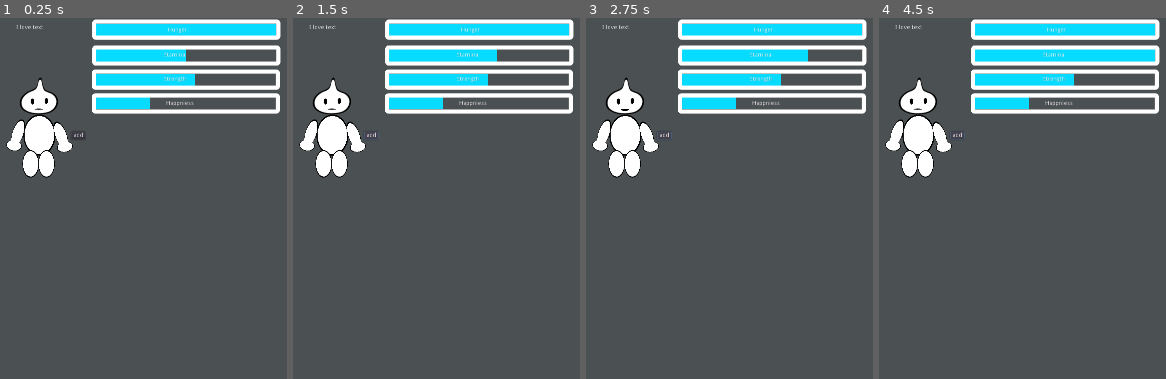
Above: before the commit, frames 1-4 (left to right).
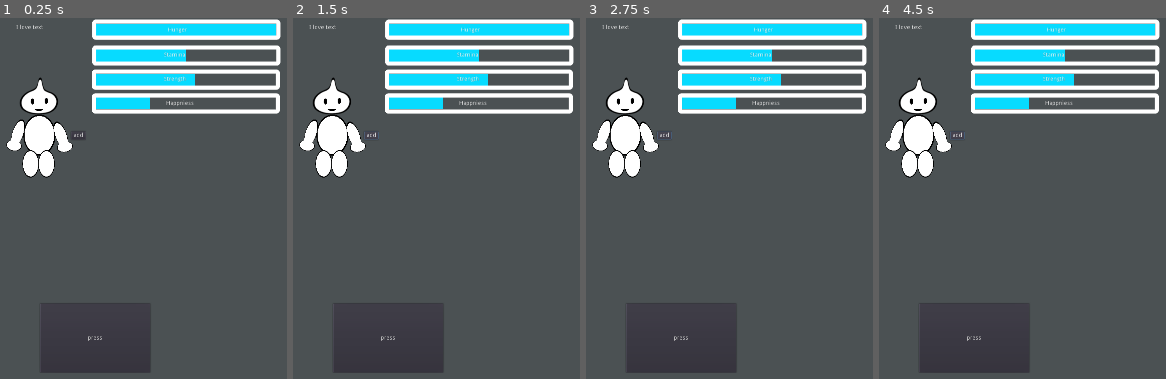
Above: after the commit, the same moments.

Repository: wiznob/chibGarden
Game: Godot game, scene res://Chib.tscn
Two runs of this game, one before a commit and one after it. Both use one fixed random seed, a clock stepped at 60 frames per second and the inputs below.
Inputs (mouse positions are in pixels of both pictures, inside the frame that each line leads up to):
- Up to frame 1 (0.25 s): no input
- Up to frame 2 (1.5 s): click (387, 339) at 0.5 s, where only the run after the commit has a clickable "press"; click (370, 137) at 1.25 s, where only the run before the commit has a clickable "add"
- Up to frame 3 (2.75 s): click (663, 137) at 2 s, where only the run before the commit has a clickable "add"
- Up to frame 4 (4.5 s): click (956, 137) at 2.75 s, where only the run before the commit has a clickable "add"; tap Enter at 3.5 s; tap Space at 4.25 s

The runs differ from the first frame. In frame 1, 3.8% of the frame differs, in the area x 12-53%, y 24-99%; in frame 2, 4.0%; in frame 3, 4.2%; in frame 4, 4.9%, in the area x 12-97%, y 8-99%.

Commit message:
pause button in chib page

Diff:
--- a/Chib.tscn
+++ b/Chib.tscn
@@ -1,6 +1,7 @@
-[gd_scene load_steps=15 format=2]
+[gd_scene load_steps=16 format=2]
 
 [ext_resource path="res://chibImage/chib body.png" type="Texture" id=1]
+[ext_resource path="res://titleScreen.gd" type="Script" id=2]
 [ext_resource path="res://Bar.tres" type="Theme" id=3]
 [ext_resource path="res://chibImage/eyes 1.png" type="Texture" id=4]
 [ext_resource path="res://chibImage/chib arm.png" type="Texture" id=5]
@@ -128,6 +129,7 @@
 position = Vector2( -7.60571, -679.05 )
 scale = Vector2( 0.922532, 0.876941 )
 frames = SubResource( 4 )
+frame = 1
 playing = true
 
 [node name="ChibArm2" type="Sprite" parent="ChibBody"]
@@ -246,3 +248,13 @@
 margin_bottom = 19.0
 rect_pivot_offset = Vector2( 28, 10 )
 text = "Hunger"
+
+[node name="Button" type="Button" parent="."]
+margin_left = -74.0
+margin_top = 413.0
+margin_right = 190.0
+margin_bottom = 579.0
+text = "press"
+script = ExtResource( 2 )
+
+[connection signal="pressed" from="Button" to="Button" method="_on_Button_pressed"]
--- a/titleScreen.gd
+++ b/titleScreen.gd
@@ -18,3 +18,10 @@
 
 func _on_playButton_pressed():
 	get_tree().change_scene("res://Chib.tscn")
+
+
+
+
+
+func _on_Button_pressed():
+	get_tree().paused = true
